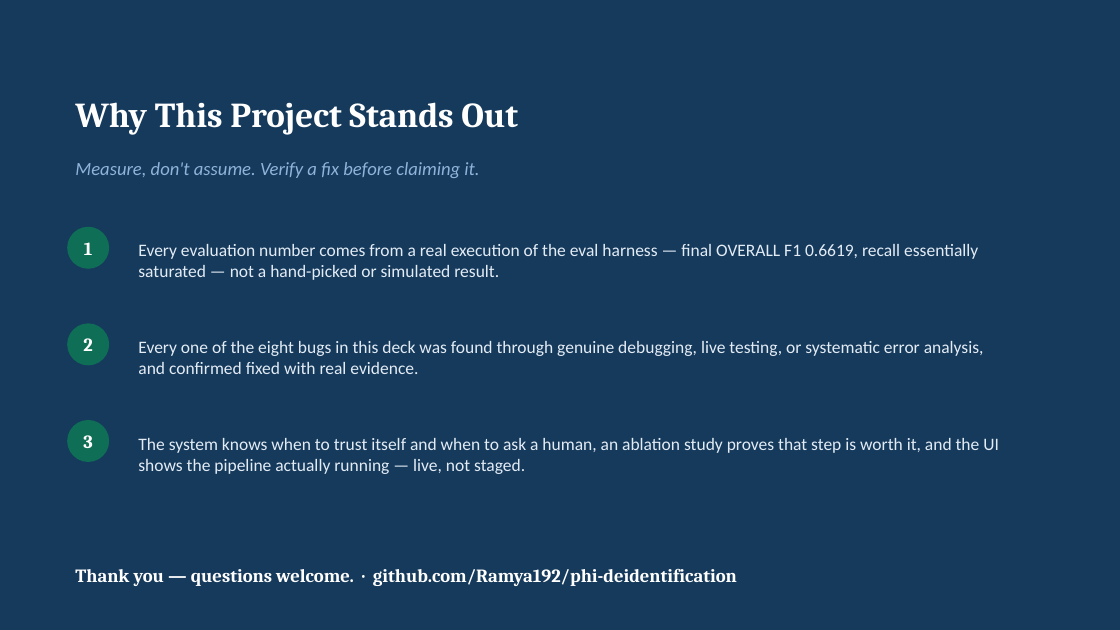
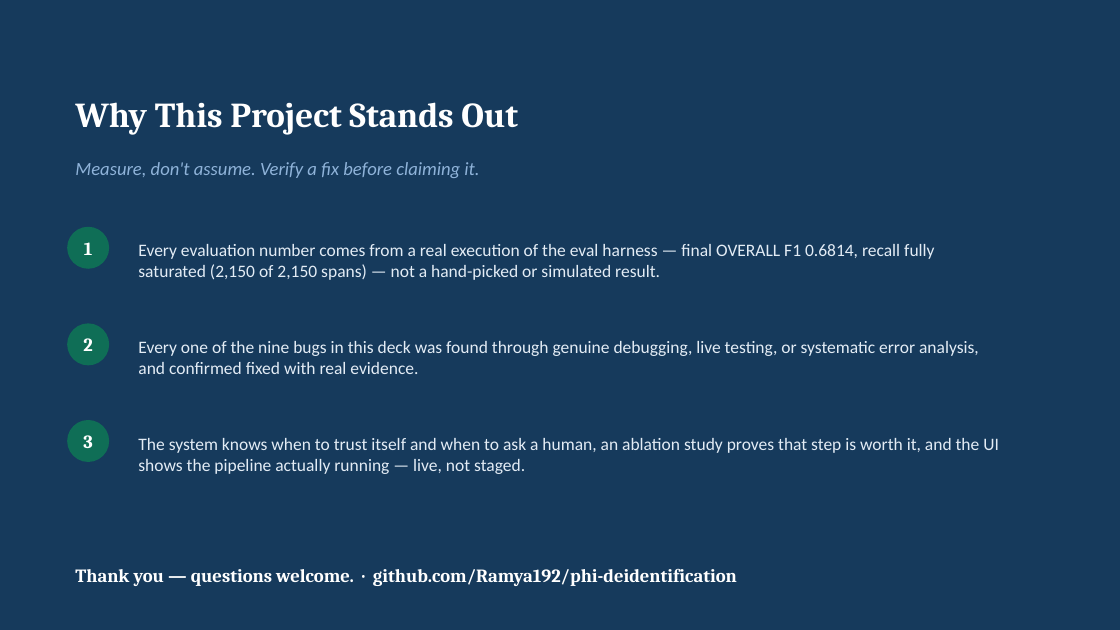
Before and after one commit to Ramya192/phi-deidentification, a slide deck: slide 19 of Capstone_Presentation.pptx (slide 18 before the commit). Drawn at 1120x630 pixels with LibreOffice and Linux fonts; fonts in the diff are those of the drawing. Boxes give left, top, right and bottom in pixels: in the first picture for what was removed or moved away, otherwise in the second. Text is boxed around its words. In the diff, an @@ line names an element or a change of style, - is before the commit and + after.

Commit message:
Fix NHS-recognizer false negatives; deploy fix; docs updated to F1 0.6814
- Deregister Presidio's built-in NhsRecognizer: it validates 10-digit sequences against the real NHS checksum and was winning the overlap-resolution slot over genuine US phone numbers, mislabeling them UK_NHS

- Fixes 2 PHONE_NUMBER false negatives found via eval/error_analysis.py; OVERALL F1 (OVERLAP) 0.6619 -> 0.6814, recall now a perfect 2150/2150 spans, zero false negatives

- Report: new Section 6.9, updated Milestone/ablation tables, live demo URL filled in

- Deck: new PART 6 bug slide, updated title-slide stats (F1, bug count 8->9)

- README: NHS fix added to eval narrative, ModuleNotFoundError fix added to Production Roadmap

```diff
--- a/Capstone_Presentation.pptx
+++ b/Capstone_Presentation.pptx
@@ text at [138, 244, 934, 280]: text changed @@
-Every evaluation number comes from a real execution of the eval harness — final OVERALL F1 0.6619, recall essentially saturated — not a hand-picked or simulated result.
+Every evaluation number comes from a real execution of the eval harness — final OVERALL F1 0.6814, recall fully saturated (2,150 of 2,150 spans) — not a hand-picked or simulated result.
@@ text at [138, 341, 979, 374]: text changed @@
-Every one of the eight bugs in this deck was found through genuine debugging, live testing, or systematic error analysis, and confirmed fixed with real evidence.
+Every one of the nine bugs in this deck was found through genuine debugging, live testing, or systematic error analysis, and confirmed fixed with real evidence.
```
Also in this commit, not shown: 3 other slides changed, 1 slide added, 7 other files.
